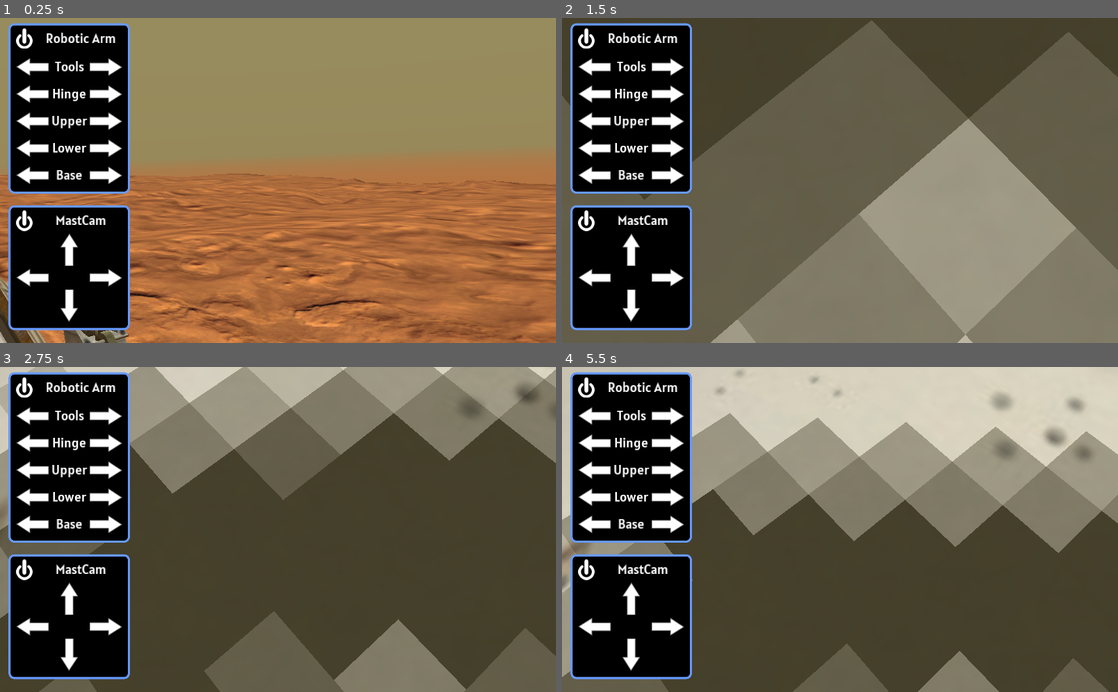
Above: before the commit, frames 1-4 (two rows, left to right).
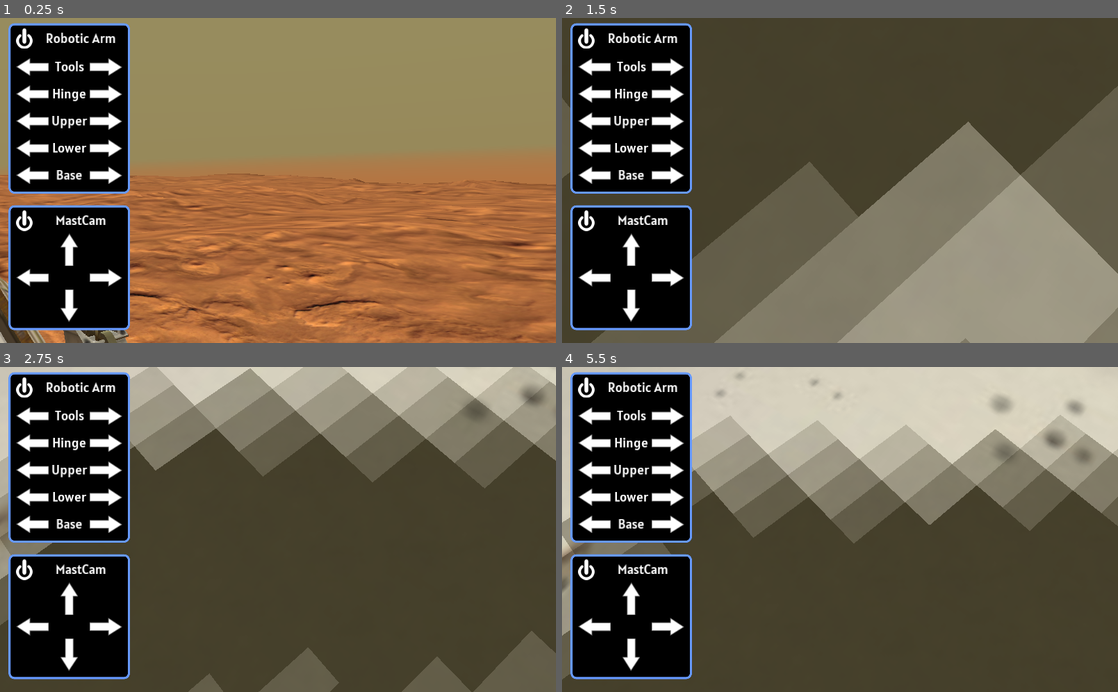
Above: after the commit, the same moments.

Repository: reflectivelayer/curiosity2
Game: Godot game, scene res://Terrain.tscn
Two runs of this game, one before a commit and one after it. Both use one fixed random seed, a clock stepped at 60 frames per second and the inputs below.
Inputs (mouse positions are in pixels of both pictures, inside the frame that each line leads up to):
- Up to frame 1 (0.25 s): no input
- Up to frame 2 (1.5 s): click (584, 219) at 0.5 s; click (628, 248) at 1.25 s
- Up to frame 3 (2.75 s): click (33, 627) at 2.02 s
- Up to frame 4 (5.5 s): click (667, 627) at 2.77 s; click (628, 656) at 3.5 s; click (584, 568) at 4.25 s; click (628, 597) at 5 s

The runs differ from the first frame. In frame 1, less than 0.1% of the frame differs, in the area x 15-18%, y 97-100%; in frame 2, 39%, in the area x 0-100%, y 0-100%; in frame 3, 23%; in frame 4, 17%.

Commit message:
Fixed issuew with position of Instrument base

Diff:
--- a/app/Rover.gd
+++ b/app/Rover.gd
@@ -1,7 +1,7 @@
 extends VehicleBody
 
-var MASTCAM_HEAD_SPEED = 0.003
-var ARM_SPEED = 0.005
+var MASTCAM_HEAD_SPEED = 0.3
+var ARM_SPEED = 0.3
 var MastUI
 var ArmUI
 var power = false
@@ -49,33 +49,33 @@
 
 func _process(delta):
 	if _moveMastCamUp:
-		_mastCam.rotate_x(-MASTCAM_HEAD_SPEED)
+		_mastCam.rotate_x(-MASTCAM_HEAD_SPEED*delta)
 	elif _moveMastCamDown:
-		_mastCam.rotate_x(MASTCAM_HEAD_SPEED)
+		_mastCam.rotate_x(MASTCAM_HEAD_SPEED*delta)
 	elif _moveMastCamLeft:
-		_mastCamBase.rotate_y(MASTCAM_HEAD_SPEED)
+		_mastCamBase.rotate_y(MASTCAM_HEAD_SPEED*delta)
 	elif _moveMastCamRight:
-		_mastCamBase.rotate_y(-MASTCAM_HEAD_SPEED)
+		_mastCamBase.rotate_y(-MASTCAM_HEAD_SPEED*delta)
 	elif _moveArmBaseLeft:
-		_armBase.rotate_y(ARM_SPEED)
+		_armBase.rotate_y(ARM_SPEED*delta)
 	elif _moveArmBaseRight:
-		_armBase.rotate_y(-ARM_SPEED)
+		_armBase.rotate_y(-ARM_SPEED*delta)
 	elif _moveArmLowerUp:
-		_armLower.rotate_x(ARM_SPEED)
+		_armLower.rotate_x(ARM_SPEED*delta)
 	elif _moveArmLowerDown:
-		_armLower.rotate_x(-ARM_SPEED)
+		_armLower.rotate_x(-ARM_SPEED*delta)
 	elif _moveArmUpperUp:
-		_armUpper.rotate_x(ARM_SPEED)
+		_armUpper.rotate_x(ARM_SPEED*delta)
 	elif _moveArmUpperDown:
-		_armUpper.rotate_x(-ARM_SPEED)
+		_armUpper.rotate_x(-ARM_SPEED*delta)
 	elif _moveArmInstrumentBaseUp:
-		_armInstrumentBase.rotate_x(ARM_SPEED)
+		_armInstrumentBase.rotate_x(ARM_SPEED*delta)
 	elif _moveArmInstrumentBaseDown:
-		_armInstrumentBase.rotate_x(-ARM_SPEED)
+		_armInstrumentBase.rotate_x(-ARM_SPEED*delta)
 	elif _moveArmInstrumentLeft:
-		_armInstrument.rotate_y(ARM_SPEED)
+		_armInstrument.rotate_y(ARM_SPEED*delta)
 	elif _moveArmInstrumentRight:
-		_armInstrument.rotate_y(-ARM_SPEED)
+		_armInstrument.rotate_y(-ARM_SPEED*delta)
 
 func onPowerToggle():
 	if power:
--- a/app/Terrain.tscn
+++ b/app/Terrain.tscn
@@ -209,6 +209,8 @@
 transform = Transform( 1, 0, 0, 0, -0.0727833, 0.997348, 0, -0.997348, -0.0727833, 0, 16.7425, 0 )
 light_energy = 0.7
 shadow_enabled = true
+directional_shadow_mode = 1
+directional_shadow_max_distance = 100.0
 
 [node name="CamCenter" type="Spatial" parent="."]
 transform = Transform( 1, 0, 0, 0, 0.746986, 0.664839, 0, -0.664839, 0.746986, 0, 0, 0 )
@@ -222,6 +224,7 @@
 script = ExtResource( 4 )
 
 [node name="Chassis" type="MeshInstance" parent="Rover"]
+transform = Transform( 1, 0, 1.49012e-008, 0, 1, 0, -1.49012e-008, 0, 1, 0, 0, 0 )
 mesh = ExtResource( 5 )
 material/0 = SubResource( 2 )
 material/1 = SubResource( 3 )
@@ -371,7 +374,7 @@
 anims/MastStartUp = SubResource( 33 )
 
 [node name="Arm" type="MeshInstance" parent="Rover"]
-transform = Transform( -4.37114e-008, 0, -1, 0, 1, 0, 1, 0, -4.37114e-008, 0.469051, 1.03303, 1.11286 )
+transform = Transform( -0.120927, 0.0717329, -0.990066, 0.00869686, 0.997424, 0.0712038, 0.992623, -7.45058e-009, -0.121239, 0.469051, 1.03303, 1.11286 )
 mesh = ExtResource( 16 )
 material/0 = SubResource( 34 )
 material/1 = SubResource( 35 )
@@ -385,7 +388,7 @@
 material/3 = SubResource( 39 )
 
 [node name="Upper" type="MeshInstance" parent="Rover/Arm/Lower"]
-transform = Transform( 1, 1.45809e-008, -1.25873e-007, 1.15484e-007, 0.303983, 0.952677, 5.21541e-008, -0.952677, 0.303983, 0.0607604, -0.00509179, 0.820138 )
+transform = Transform( 0.998503, 0.00111094, -0.054684, 0.0505803, 0.361704, 0.930919, 0.0208136, -0.932292, 0.361106, 0.0607591, -0.00509214, 0.820138 )
 mesh = ExtResource( 18 )
 material/0 = SubResource( 40 )
 material/1 = SubResource( 41 )
@@ -393,20 +396,21 @@
 material/3 = SubResource( 43 )
 
 [node name="InstrumentBase" type="MeshInstance" parent="Rover/Arm/Lower/Upper"]
-transform = Transform( 0.0460459, 3.08442e-007, 0.998939, 0.99884, -0.0141303, -0.0460413, 0.0141153, 0.9999, -0.000650951, -0.143094, 0.772061, -0.00588393 )
+transform = Transform( -0.981672, -0.0533298, 0.182965, 0.18094, 0.0406476, 0.982654, -0.0598419, 0.997747, -0.0302532, -0.18853, 0.792171, -0.000364304 )
 mesh = ExtResource( 19 )
 material/0 = SubResource( 44 )
 material/1 = SubResource( 45 )
 
 [node name="Instruments" type="MeshInstance" parent="Rover/Arm/Lower/Upper/InstrumentBase"]
-transform = Transform( 0.521458, -2.6077e-008, -0.853278, -5.58794e-009, 1, -3.35276e-008, 0.853278, 2.23517e-008, 0.521458, 0.082899, 0.131391, -0.103828 )
+transform = Transform( -0.975543, -1.30094e-007, 0.219811, -2.09846e-007, 0.999999, -3.14743e-007, -0.219812, -3.43294e-007, -0.975542, 0.0597508, 0.133471, 0.141341 )
 mesh = ExtResource( 20 )
 material/0 = SubResource( 46 )
 material/1 = SubResource( 47 )
 material/2 = null
 
 [node name="Drill" type="MeshInstance" parent="Rover/Arm/Lower/Upper/InstrumentBase/Instruments"]
-transform = Transform( 0.731144, 0.682223, 0, -0.682223, 0.731144, 0, 0, 0, 1, 0.0230753, 0.139189, 0.166712 )
+transform = Transform( 0.731144, 0.682223, 5.96046e-008, -0.682223, 0.731145, -7.22939e-008, -1.78814e-007, -2.38419e-007, 1, -0.00235653, 0.0841236, 0.19817 )
+cast_shadow = 0
 mesh = ExtResource( 21 )
 material/0 = SubResource( 48 )
 
@@ -419,19 +423,18 @@
 fov = 124.0
 
 [node name="Test Ground" type="StaticBody" parent="."]
-editor/display_folded = true
 transform = Transform( 5, 0, 0, 0, 5, 0, 0, 0, 5, 0, 0, 33.6533 )
-physics_material_override = SubResource( 56 )
+physics_material_override = SubResource( 49 )
 
 [node name="MeshInstance" type="MeshInstance" parent="Test Ground"]
 transform = Transform( 1, 0, 0, 0, 1, 0, 0, 0, 1, -15.017, 0, 0 )
-material_override = SubResource( 55 )
+material_override = SubResource( 50 )
 cast_shadow = 0
 mesh = ExtResource( 23 )
 material/0 = null
 
 [node name="CollisionShape" type="CollisionShape" parent="Test Ground"]
 transform = Transform( 1, 0, 0, 0, 1, 0, 0, 0, 1, -15.017, 0, 0 )
-shape = SubResource( 57 )
+shape = SubResource( 51 )
 
 [node name="Control" parent="." instance=ExtResource( 24 )]
--- a/app/project.godot
+++ b/app/project.godot
@@ -17,6 +17,8 @@
 
 config/name="Curiosity 2"
 run/main_scene="res://Terrain.tscn"
+run/disable_stdout=true
+run/disable_stderr=true
 config/icon="res://icon.png"
 
 [display]
@@ -36,5 +38,6 @@
 
 quality/driver/driver_name="GLES2"
 vram_compression/import_etc=true
+quality/shadows/filter_mode.mobile=1
 environment/default_clear_color=Color( 0, 0, 0, 1 )
 environment/default_environment="res://Mars_env.tres"
Not shown: 2 places in app/Terrain.tres that only renumber resources
Not shown: 1 places in app/Terrain.tscn that only renumber resources
Not shown, changed: app/models/Curiosity/armBase.mtl
Not shown, changed: app/models/Curiosity/armBase.obj
Not shown, changed: app/models/Curiosity/armHead.obj
Not shown, changed: app/models/Curiosity/armInstrumentBase.obj
